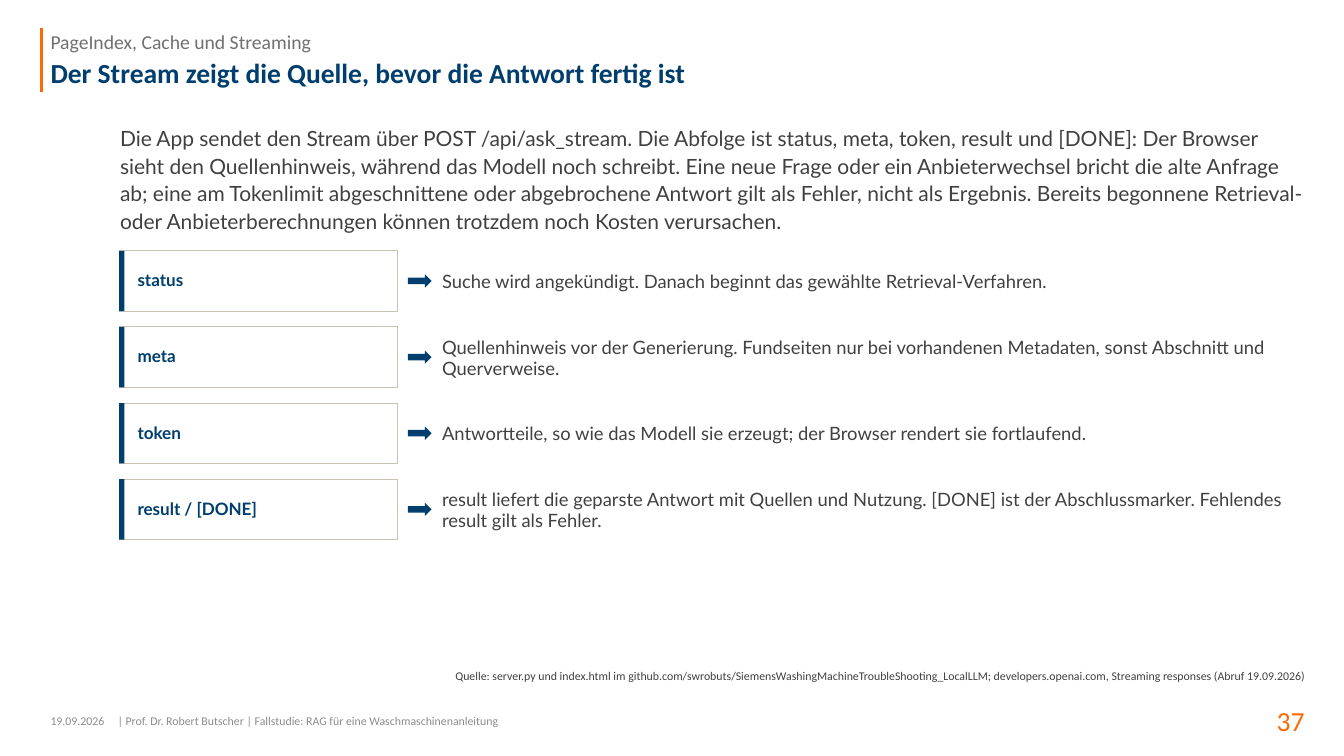
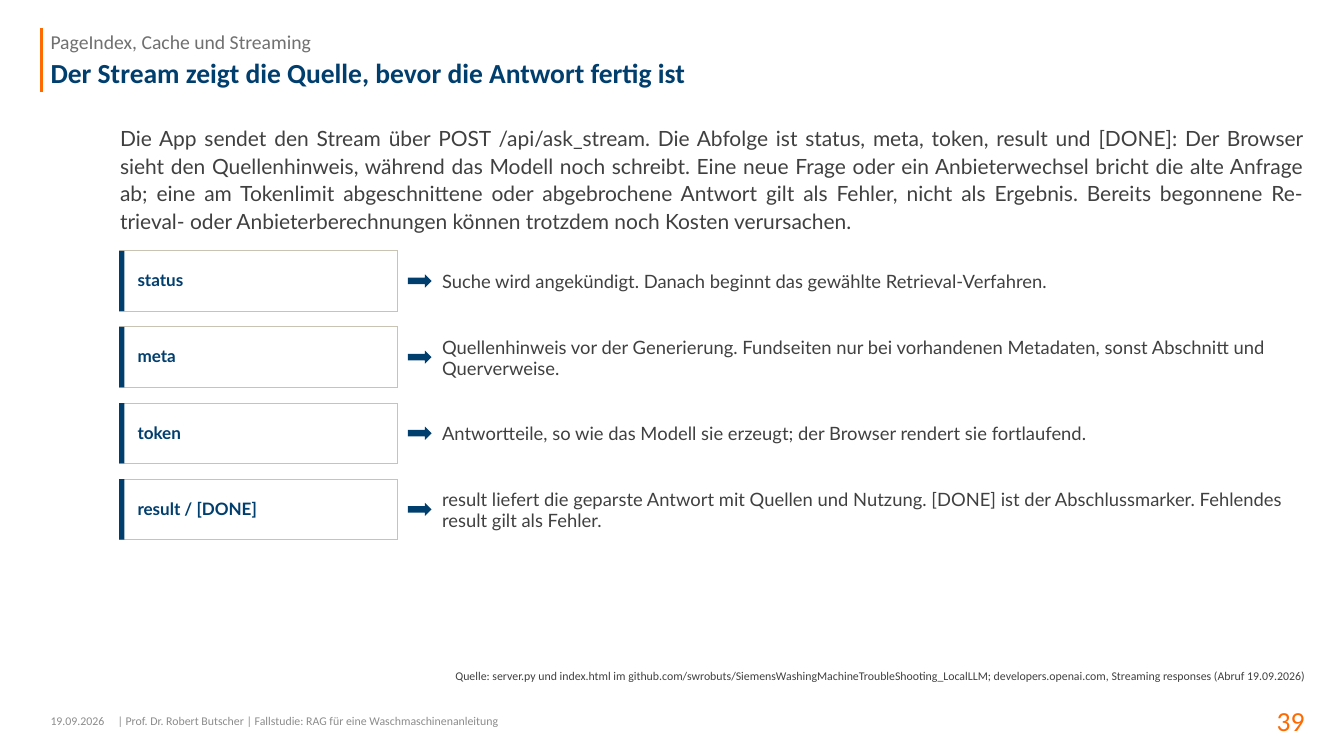
Before and after one commit to swrobuts/SiemensWashingMachineTroubleShooting_LocalLLM, a slide deck: slide 39 of docs/slides/RAG_Waschmaschine_Dokumentation.pptx (slide 37 before the commit). Drawn at 1344x756 pixels with LibreOffice and Linux fonts; fonts in the diff are those of the drawing; background and template pictures are left out. Boxes give left, top, right and bottom in pixels: in the first picture for what was removed or moved away, otherwise in the second. Text is boxed around its words. In the diff, an @@ line names an element or a change of style, - is before the commit and + after.

```diff
--- a/docs/slides/RAG_Waschmaschine_Dokumentation.pptx
+++ b/docs/slides/RAG_Waschmaschine_Dokumentation.pptx
@@ text at box(120, 130, 1303, 233): text changed @@
-Die App sendet den Stream über POST /api/ask_stream. Die Abfolge ist status, meta, token, result und [DONE]: Der Browser sieht den Quellenhinweis, während das Modell noch schreibt. Eine neue Frage oder ein Anbieterwechsel bricht die alte Anfrage ab; eine am Tokenlimit abgeschnittene oder abgebrochene Antwort gilt als Fehler, nicht als Ergebnis. Bereits begonnene Retrieval- oder Anbieterberechnungen können trotzdem noch Kosten verursachen.
+Die App sendet den Stream über POST /api/ask_stream. Die Abfolge ist status, meta, token, result und [DONE]: Der Browser sieht den Quellenhinweis, während das Modell noch schreibt. Eine neue Frage oder ein Anbieterwechsel bricht die alte Anfrage ab; eine am Tokenlimit abgeschnittene oder abgebrochene Antwort gilt als Fehler, nicht als Ergebnis. Bereits begonnene Re-trieval- oder Anbieterberechnungen können trotzdem noch Kosten verursachen.
@@ page number at box(1277, 713, 1305, 732): text changed @@
-37
+39
```
Also in this commit, not shown: 57 other slides changed, 2 slides added.
